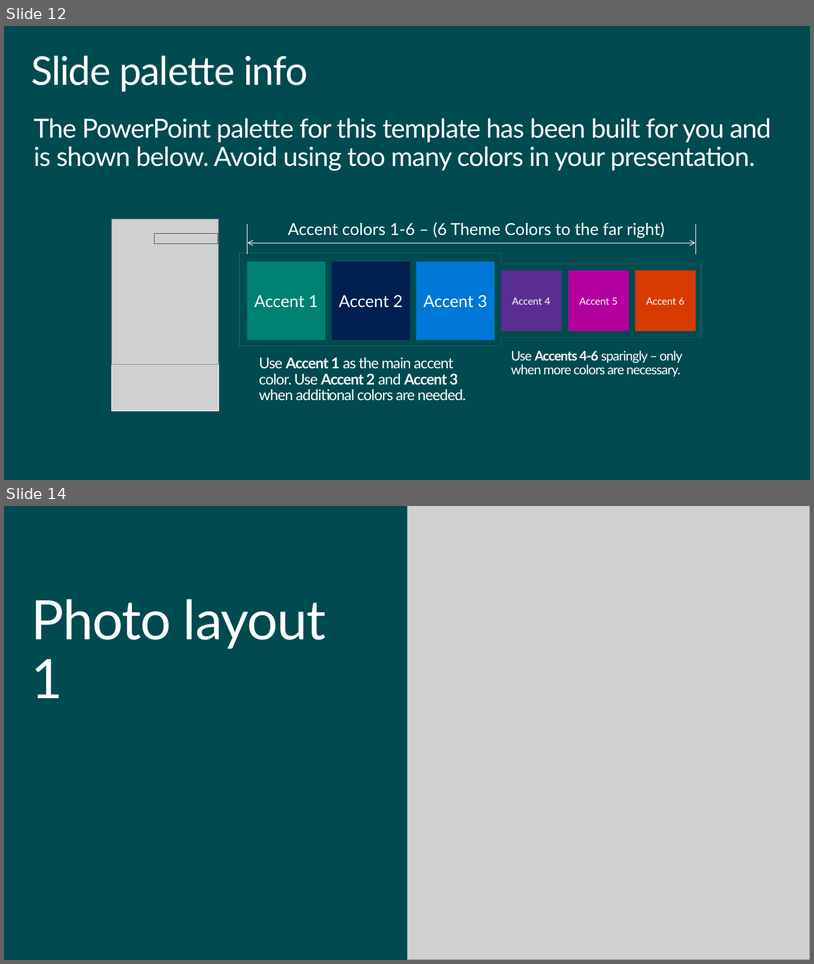
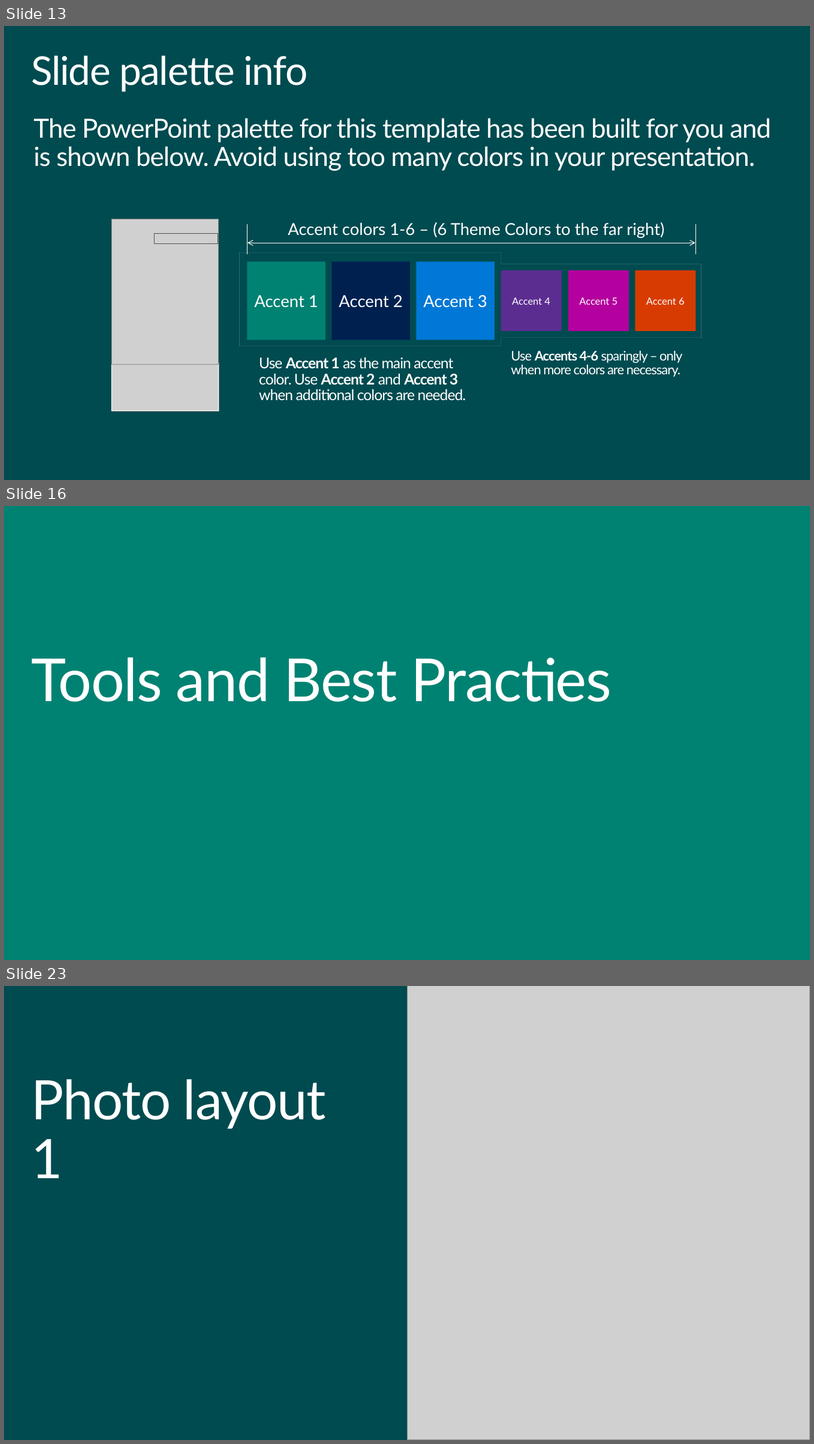
Before and after one commit to squillace/presentations, a slide deck: idw-2015/Content Matters-Open Authoring and Collaboration Across Disciplines.pptx. Shown one above the other, each under a label of ours: slides 12 and 14 before the commit, slides 13, 16 and 23 after it; the slides between them are not shown. The pictures are 814x964 and 814x1444 pixels, drawn with LibreOffice and Linux fonts; fonts in the diff are those of the drawing; grey boxes stand for pictures; background and template pictures are left out. Boxes give left, top, right and bottom in pixels: in the first picture for what was removed or moved away, otherwise in the second. Text is boxed around its words. In the diff, an @@ line names an element or a change of style, - is before the commit and + after.

```diff
--- a/idw-2015/Content Matters-Open Authoring and Collaboration Across Disciplines.pptx
+++ b/idw-2015/Content Matters-Open Authoring and Collaboration Across Disciplines.pptx
@@ slide 16 added at (x1=4, y1=506, x2=810, y2=960), background #008272 @@
@@ title added at (x1=31, y1=657, x2=611, y2=702), 72 pt, text #FFFFFF @@
+Tools and Best Practies
@@ what was slide 12 is now slide 13 @@
@@ what was slide 14 is now slide 23 @@
```
Also in this commit, not shown: 2 slides changed, 9 other slides added, 1 slide removed.
